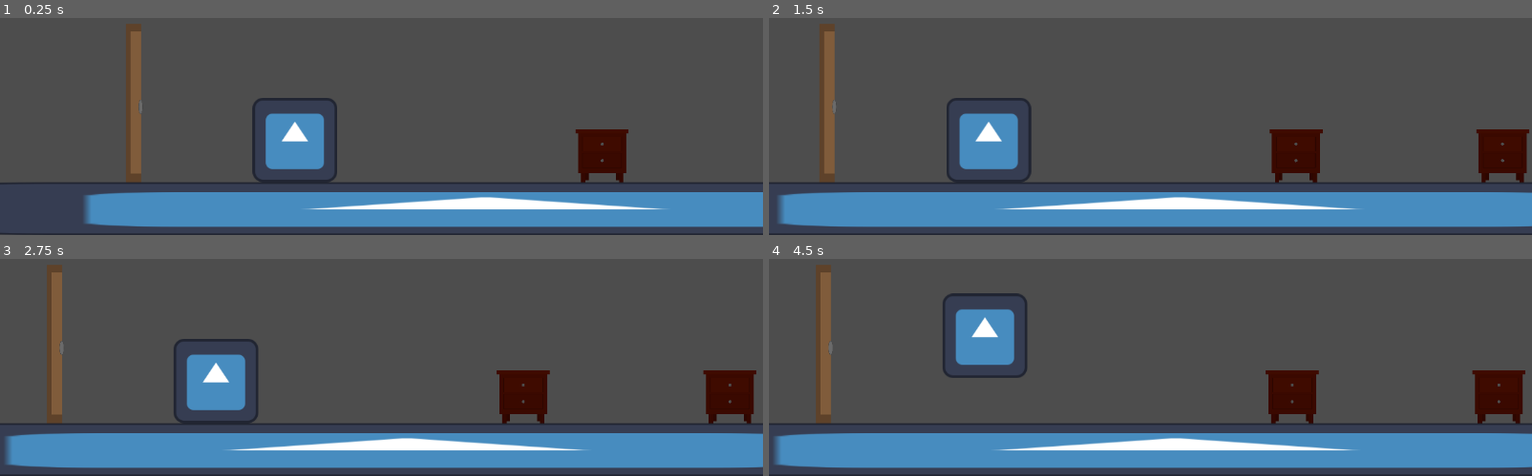
Above: before the commit, frames 1-4 (two rows, left to right).
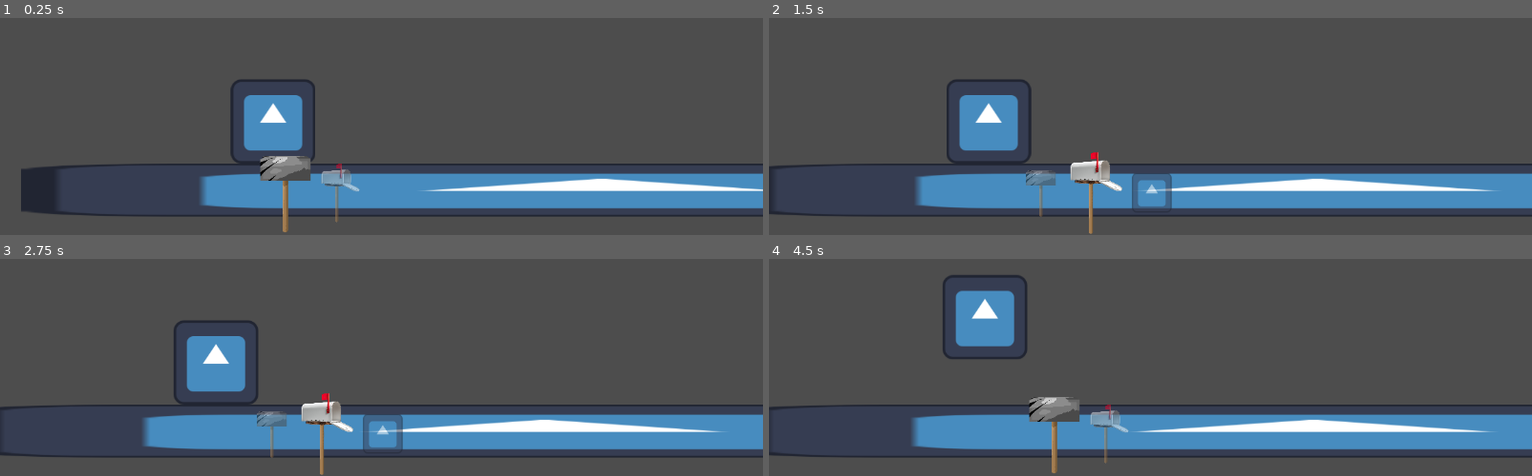
Above: after the commit, the same moments.

Repository: IwoHost/Vindigators
Game: Godot game, scene res://main.tscn
The game is run twice, just before and just after one commit, with the same random seed, the same clock (stepped at 60 frames per second) and the same inputs. The engine's default icon, where the game draws it, is replaced by a stand-in: a white triangle on a blue panel in a dark square.
Inputs:
- Up to frame 1 (0.25 s): no input
- Up to frame 2 (1.5 s): hold 1 (klawisz_1) 0.53-1.28 s; tap 2 (klawisz_2) at 0.8, 1.35 s
- Up to frame 3 (2.75 s): tap 1 (klawisz_1) at 1.55 s; hold E (interakcja) from 2.03 s (still down); tap 2 (klawisz_2) at 2.3 s
- Up to frame 4 (4.5 s): tap Enter at 2.75 s; release E (interakcja) at 2.78 s; tap 1 (klawisz_1) at 2.85, 4.35 s; hold 2 (klawisz_2) 3.53-4.28 s; tap Space at 4.25 s

The runs differ from the first frame. In frame 1, 26% of the frame differs, in the area x 0-100%, y 2-100%; in frame 2, 27%; in frame 3, 27%; in frame 4, 27%.

Commit message:
Poprawa plików

Diff:
--- a/Cegiełki/Podstaowy_Gracz.tscn
+++ b/Cegiełki/Podstaowy_Gracz.tscn
@@ -1,20 +1,26 @@
-[gd_scene load_steps=10 format=3 uid="uid://ef0va6jke65y"]
+[gd_scene load_steps=12 format=3 uid="uid://ef0va6jke65y"]
 
+[ext_resource type="PackedScene" uid="uid://ciyf7hdmw5fm6" path="res://weapon_hud.tscn" id="1_n71td"]
 [ext_resource type="Texture2D" uid="uid://bhqxyo6lkvsr1" path="res://Sprity/icon.svg" id="1_txnuc"]
 [ext_resource type="Texture2D" uid="uid://fjyospklx3ex" path="res://Sprity/vinmlot.png" id="2_x2l43"]
 [ext_resource type="Script" path="res://Kod/DashComponent.gd" id="3_bex0t"]
 [ext_resource type="Script" path="res://Kod/AttackComponent.gd" id="4_q0kp1"]
 [ext_resource type="Resource" uid="uid://bhmqus0opafoh" path="res://Kod/Bronie_Skrypt/Listonosz.tres" id="5_eh5no"]
 [ext_resource type="Resource" uid="uid://bnmphscg4i81t" path="res://Kod/Bronie_Skrypt/Mlot_Bojowy.tres" id="5_rpqg5"]
+[ext_resource type="Resource" uid="uid://bdq47fcetmipr" path="res://Kod/Bronie_Skrypt/Godot.tres" id="8_a738y"]
 
 [sub_resource type="GDScript" id="GDScript_6mlio"]
 script/source = "extends CharacterBody2D
 
-# --- POWRÓT DO MOCNEGO RUCHU ---
+# --- KONFIGURACJA RUCHU ---
 @export var speed = 400.0
 @export var jump_velocity = -400.0
 @export var bhop_boost = 60.0
 @export var max_bhop_speed = 900.0
+
+# --- SYSTEM BRONI ---
+@export var ekwipunek: Array[Resource] = [] # Pamiętaj: ustaw Size na 3 w Inspektorze!
+var aktualny_index = 0
 
 var current_speed = 400.0
 var kierunek_patrzenia = 1
@@ -22,9 +28,16 @@
 
 @onready var dash = $DashComponent
 @onready var attack = $AttackComponent
+@onready var hud = get_tree().root.find_child(\"WeaponHUD\", true, false)
+
+func _ready():
+	# Sprawdzamy na starcie, czy wszystko jest podpięte
+	print(\"GRACZ GOTOWY. Rozmiar ekwipunku: \", ekwipunek.size())
+	if hud and ekwipunek.size() > 0:
+		hud.aktualizuj_hud(ekwipunek, aktualny_index)
 
 func _physics_process(delta):
-	# 1. GRAWITACJA (Standardowa)
+	# 1. GRAWITACJA
 	if not is_on_floor() and not dash.is_dashing:
 		velocity.y += gravity * delta
 
@@ -37,36 +50,56 @@
 		velocity.y = jump_velocity
 		current_speed = clamp(current_speed + bhop_boost, speed, max_bhop_speed)
 
-	# 4. RUCH (Prostszy, bardziej responsywny)
+	# 4. RUCH
 	var direction = Input.get_axis(\"ui_left\", \"ui_right\")
 
 	if dash.is_dashing:
-		# Podczas dasha blokujemy Y, ale nie ruszamy X (pozwalamy mu lecieć z siłą impulsu)
 		velocity.y = 0
 	else:
 		if direction:
-			# Powrót do bezpośredniego ustawiania prędkości - daje lepszy \"feeling\"
 			velocity.x = direction * current_speed
 			kierunek_patrzenia = sign(direction)
 			$Sprite2D.flip_h = (direction < 0)
 			$HammerZone.scale.x = kierunek_patrzenia
 		else:
-			# Płynne wyhamowanie, gdy nic nie trzymasz
 			var friction = 2000 if not attack.czy_atakuje else 500
 			velocity.x = move_toward(velocity.x, 0, friction * delta)
-
 			if is_on_floor() and not attack.czy_atakuje:
 				current_speed = speed
 
-	# 5. OGRANICZENIA (Tylko delikatne, żeby nie psuć zabawy)
+	# 5. OGRANICZENIA PRĘDKOŚCI
 	if is_on_floor() and not Input.is_action_pressed(\"ui_accept\"):
 		current_speed = move_toward(current_speed, speed, delta * 500)
 
+	# --- OBSŁUGA ZMIANY BRONI ---
+	if Input.is_action_just_pressed(\"klawisz_1\"):
+		zmien_bron(0)
+	elif Input.is_action_just_pressed(\"klawisz_2\"):
+		zmien_bron(1)
+	elif Input.is_action_just_pressed(\"klawisz_3\"):
+		print(\"DEBUG: Naciśnięto klawisz 3!\") # Jeśli to się nie pojawi, popraw Input Map
+		zmien_bron(2)
+
 	move_and_slide()
 
-	# 6. ATAK (Młot niszczący drzwi)
+	# 6. ATAK
 	if Input.is_action_just_pressed(\"ui_attack\") and not attack.czy_atakuje:
 		attack.wykonaj_atak(self)
+
+# --- FUNKCJA ZMIANY BRONI ---
+func zmien_bron(nowy_index: int):
+	# Logujemy każdą próbę zmiany
+	print(\"PRÓBA ZMIANY: na index \", nowy_index, \" | Posiadane bronie: \", ekwipunek.size())
+
+	if nowy_index >= 0 and nowy_index < ekwipunek.size():
+		aktualny_index = nowy_index
+		var nazwa_broni = ekwipunek[aktualny_index].nazwa if ekwipunek[aktualny_index] else \"Brak nazwy\"
+		print(\"SUKCES: Zmieniono na: \", nazwa_broni)
+
+		if hud:
+			hud.aktualizuj_hud(ekwipunek, aktualny_index)
+	else:
+		print(\"BŁĄD: Nie można zmienić na slot \", nowy_index, \" (ekwipunek jest za mały!)\")
 "
 
 [sub_resource type="RectangleShape2D" id="RectangleShape2D_aq83t"]
@@ -78,6 +111,12 @@
 [node name="Player" type="CharacterBody2D" groups=["gracz"]]
 z_index = 1
 script = SubResource("GDScript_6mlio")
+ekwipunek = Array[Resource]([ExtResource("5_rpqg5"), ExtResource("5_eh5no"), ExtResource("8_a738y")])
+
+[node name="WeaponHUD" parent="." instance=ExtResource("1_n71td")]
+visibility_layer = 1
+offset_left = 72.0
+offset_right = 72.0
 
 [node name="Sprite2D" type="Sprite2D" parent="."]
 texture = ExtResource("1_txnuc")
@@ -101,7 +140,8 @@
 [node name="DashComponent" type="Node" parent="."]
 script = ExtResource("3_bex0t")
 
-[node name="AttackComponent" type="Node" parent="."]
+[node name="AttackComponent" type="Node" parent="." node_paths=PackedStringArray("hud")]
 script = ExtResource("4_q0kp1")
-obecna_bron = ExtResource("5_eh5no")
-ekwipunek = Array[Resource("res://Kod/Bronie_Skrypt/WeaponData_Podstawowe.gd")]([ExtResource("5_rpqg5"), ExtResource("5_eh5no")])
+obecna_bron = ExtResource("5_rpqg5")
+ekwipunek = Array[Resource]([ExtResource("5_rpqg5"), ExtResource("5_eh5no"), ExtResource("8_a738y")])
+hud = NodePath("../WeaponHUD")
--- a/Kod/AttackComponent.gd
+++ b/Kod/AttackComponent.gd
@@ -4,16 +4,19 @@
 
 # --- SYSTEM BRONI ---
 @export var obecna_bron: WeaponData_Podstawowe
-@export var ekwipunek: Array[WeaponData_Podstawowe] = [] # Tu wrzucisz swoje pliki .tres
+@export var ekwipunek: Array[WeaponData_Podstawowe] = []
+@export var hud: Control # Zmienione na Control, żeby pasowało do skryptu powyżej!
 
 func _ready():
-	# Jeśli masz jakieś bronie w ekwipunku, ustaw pierwszą jako aktywną na start
-	if ekwipunek.size() > 0 and obecna_bron == null:
+	if ekwipunek.size() > 0:
 		obecna_bron = ekwipunek[0]
+		# Czekamy ułamek sekundy, żeby HUD zdążył się załadować
+		await get_tree().process_frame
+		if hud:
+			hud.aktualizuj_hud(ekwipunek, 0)
 
 func _input(event):
-	# Zmiana broni klawiszami 1 i 2
-	if event.is_action_pressed("klawisz_1"): # Musisz dodać to w Input Map (patrz niżej)
+	if event.is_action_pressed("klawisz_1"):
 		zmien_bron(0)
 	elif event.is_action_pressed("klawisz_2"):
 		zmien_bron(1)
@@ -22,6 +25,9 @@
 	if index < ekwipunek.size() and ekwipunek[index] != null:
 		obecna_bron = ekwipunek[index]
 		print("Zmieniono broń na: ", obecna_bron.nazwa)
+
+		if hud:
+			hud.aktualizuj_hud(ekwipunek, index)
 
 func wykonaj_atak(player: CharacterBody2D):
 	if czy_atakuje or not obecna_bron: return
@@ -36,11 +42,9 @@
 
 	czy_atakuje = true
 
-	# 1. Kierunek i Dane z Zasobu
 	var direction = attack_zone.scale.x
 	weapon_sprite.texture = obecna_bron.tekstura
 
-	# 2. Ustawienia pozycji na podstawie zasięgu broni
 	attack_zone.position = Vector2.ZERO
 	var attack_pos = Vector2(obecna_bron.zasieg, 0)
 	weapon_sprite.position = attack_pos
@@ -48,22 +52,18 @@
 
 	weapon_sprite.visible = true
 
-	# 3. Odrzut i Kąty
 	player.velocity.x += direction * obecna_bron.odrzut_gracza
 
 	var s_angle = obecna_bron.kat_startowy if direction > 0 else -obecna_bron.kat_startowy
 	var e_angle = obecna_bron.kat_koncowy if direction > 0 else -obecna_bron.kat_koncowy
 	attack_zone.rotation_degrees = s_angle
 
-	# 4. ANIMACJA
 	var tween = player.create_tween()
 	tween.tween_property(attack_zone, "rotation_degrees", e_angle, obecna_bron.szybkosc_ataku).set_trans(Tween.TRANS_CUBIC).set_ease(Tween.EASE_OUT)
 
-	# 5. MOMENT TRAFIENIA
 	await player.get_tree().create_timer(obecna_bron.szybkosc_ataku / 2.0).timeout
 	sprawdz_trafienie(attack_zone)
 
-	# 6. RESET
 	await tween.finished
 	weapon_sprite.visible = false
 	attack_zone.rotation_degrees = 0
--- /dev/null
+++ b/Kod/Bronie_Skrypt/Godot.tres
@@ -0,0 +1,16 @@
+[gd_resource type="Resource" script_class="WeaponData_Podstawowe" load_steps=3 format=3 uid="uid://bdq47fcetmipr"]
+
+[ext_resource type="Script" path="res://Kod/Bronie_Skrypt/WeaponData_Podstawowe.gd" id="1_v8gty"]
+[ext_resource type="Texture2D" uid="uid://bhqxyo6lkvsr1" path="res://Sprity/icon.svg" id="2_3n6jg"]
+
+[resource]
+script = ExtResource("1_v8gty")
+nazwa = "Godot"
+tekstura = ExtResource("2_3n6jg")
+visual_offset = Vector2(0, 0)
+obrazenia = 1
+zasieg = 120.0
+szybkosc_ataku = 27.965
+odrzut_gracza = 75.0
+kat_startowy = -110.0
+kat_koncowy = 40.0
--- /dev/null
+++ b/Kod/WeaponHUD.gd
@@ -0,0 +1,63 @@
+extends Control
+
+@onready var icon_left = $CanvasLayer/Control/HBoxContainer/TextureRect
+@onready var icon_center = $CanvasLayer/Control/HBoxContainer/TextureRect2
+@onready var icon_right = $CanvasLayer/Control/HBoxContainer/TextureRect3
+@onready var container = $CanvasLayer/Control/HBoxContainer
+
+func _ready():
+	_wyczysc_hud()
+
+func _wyczysc_hud():
+	icon_left.texture = null
+	icon_center.texture = null
+	icon_right.texture = null
+	icon_left.visible = false
+	icon_center.visible = false
+	icon_right.visible = false
+
+func aktualizuj_hud(ekwipunek: Array, aktualny_index: int):
+	if ekwipunek.size() == 0:
+		_wyczysc_hud()
+		return
+
+	# 1. ŚRODKOWA BROŃ (Aktualna)
+	var bron = ekwipunek[aktualny_index]
+	if bron and bron.tekstura:
+		icon_center.texture = bron.tekstura
+		icon_center.custom_minimum_size = Vector2(100, 100)
+		icon_center.modulate.a = 1.0
+		icon_center.visible = true
+
+	# 2. LEWA BROŃ (Poprzednia)
+	var left_index = aktualny_index - 1
+	if left_index >= 0:
+		var bron_l = ekwipunek[left_index]
+		if bron_l and bron_l.get("tekstura"):
+			icon_left.texture = bron_l.tekstura
+			icon_left.custom_minimum_size = Vector2(60, 60)
+			icon_left.modulate.a = 0.5
+			icon_left.visible = true
+		else:
+			icon_left.visible = false
+	else:
+		icon_left.visible = false
+
+	# 3. PRAWA BROŃ (Następna)
+	var right_index = aktualny_index + 1
+	if right_index < ekwipunek.size():
+		var bron_r = ekwipunek[right_index]
+		if bron_r and bron_r.get("tekstura"):
+			icon_right.texture = bron_r.tekstura
+			icon_right.custom_minimum_size = Vector2(60, 60)
+			icon_right.modulate.a = 0.5
+			icon_right.visible = true
+		else:
+			icon_right.visible = false
+	else:
+		icon_right.visible = false
+
+	# WYMUSZENIE ODŚWIEŻENIA UKŁADU
+	# To sprawi, że HBoxContainer "zauważy" nowe ikony i je poukłada
+	if container:
+		container.queue_sort()
--- a/main.tscn
+++ b/main.tscn
@@ -1,10 +1,8 @@
-[gd_scene load_steps=7 format=3 uid="uid://divt4ath4od46"]
+[gd_scene load_steps=5 format=3 uid="uid://divt4ath4od46"]
 
 [ext_resource type="PackedScene" uid="uid://ef0va6jke65y" path="res://Cegiełki/Podstaowy_Gracz.tscn" id="2_76ifd"]
 [ext_resource type="Script" path="res://Kod/Camera2D.gd" id="3_erd06"]
 [ext_resource type="PackedScene" uid="uid://1jkgaebt05u6" path="res://Cegiełki/Podstwowe_Floor.tscn" id="3_nyth0"]
-[ext_resource type="PackedScene" uid="uid://bw85wf6bu6aii" path="res://Cegiełki/Podsawowe_Drzwi.tscn" id="5_jdppl"]
-[ext_resource type="PackedScene" uid="uid://dfmjgkjlmm7vb" path="res://Cegiełki/Podstawowy_Mebel.tscn" id="8_hpmmw"]
 
 [sub_resource type="GDScript" id="GDScript_a7mhp"]
 script/source = "extends Node2D
@@ -37,7 +35,7 @@
 [node name="Main" type="Node2D"]
 
 [node name="Camera2D" type="Camera2D" parent="."]
-position = Vector2(-49, -172)
+position = Vector2(576, 328)
 script = ExtResource("3_erd06")
 
 [node name="FurnitureManager" type="Node2D" parent="."]
@@ -45,16 +43,7 @@
 script = SubResource("GDScript_a7mhp")
 
 [node name="Player" parent="." instance=ExtResource("2_76ifd")]
-position = Vector2(-280, 8)
+position = Vector2(224, 480)
 
-[node name="Podłoga" parent="." instance=ExtResource("3_nyth0")]
-position = Vector2(8, 112)
-
-[node name="Mebel" parent="." instance=ExtResource("8_hpmmw")]
-position = Vector2(184, 32)
-
-[node name="Mebel2" parent="." instance=ExtResource("8_hpmmw")]
-position = Vector2(496, 32)
-
-[node name="Drzwi" parent="." instance=ExtResource("5_jdppl")]
-position = Vector2(-528, -48)
+[node name="Floor" parent="." instance=ExtResource("3_nyth0")]
+position = Vector2(720, 584)
--- a/project.godot
+++ b/project.godot
@@ -66,6 +66,11 @@
 "events": [Object(InputEventKey,"resource_local_to_scene":false,"resource_name":"","device":-1,"window_id":0,"alt_pressed":false,"shift_pressed":false,"ctrl_pressed":false,"meta_pressed":false,"pressed":false,"keycode":0,"physical_keycode":50,"key_label":0,"unicode":50,"echo":false,"script":null)
 ]
 }
+klawisz_3={
+"deadzone": 0.5,
+"events": [Object(InputEventKey,"resource_local_to_scene":false,"resource_name":"","device":-1,"window_id":0,"alt_pressed":false,"shift_pressed":false,"ctrl_pressed":false,"meta_pressed":false,"pressed":false,"keycode":0,"physical_keycode":51,"key_label":0,"unicode":51,"echo":false,"script":null)
+]
+}
 
 [rendering]
 
--- /dev/null
+++ b/weapon_hud.tscn
@@ -0,0 +1,72 @@
+[gd_scene load_steps=3 format=3 uid="uid://ciyf7hdmw5fm6"]
+
+[ext_resource type="Script" path="res://Kod/WeaponHUD.gd" id="1_uyixm"]
+[ext_resource type="Texture2D" uid="uid://bhqxyo6lkvsr1" path="res://Sprity/icon.svg" id="2_10gv4"]
+
+[node name="WeaponHUD" type="Control"]
+visibility_layer = 512
+layout_mode = 3
+anchors_preset = 15
+anchor_right = 1.0
+anchor_bottom = 1.0
+offset_left = 64.0
+offset_top = 64.0
+offset_right = 64.0
+offset_bottom = 64.0
+grow_horizontal = 2
+grow_vertical = 2
+script = ExtResource("1_uyixm")
+
+[node name="CanvasLayer" type="CanvasLayer" parent="."]
+layer = 128
+
+[node name="Control" type="Control" parent="CanvasLayer"]
+layout_mode = 3
+anchors_preset = 15
+anchor_right = 1.0
+anchor_bottom = 1.0
+grow_horizontal = 2
+grow_vertical = 2
+size_flags_horizontal = 4
+size_flags_vertical = 8
+
+[node name="HBoxContainer" type="HBoxContainer" parent="CanvasLayer/Control"]
+custom_minimum_size = Vector2(200, 100)
+layout_mode = 1
+anchors_preset = 7
+anchor_left = 0.5
+anchor_top = 1.0
+anchor_right = 0.5
+anchor_bottom = 1.0
+offset_left = -196.0
+offset_top = -128.0
+offset_right = 196.0
+grow_horizontal = 2
+grow_vertical = 0
+
+[node name="TextureRect" type="TextureRect" parent="CanvasLayer/Control/HBoxContainer"]
+visibility_layer = 512
+custom_minimum_size = Vector2(120, 120)
+layout_mode = 2
+size_flags_horizontal = 0
+texture = ExtResource("2_10gv4")
+expand_mode = 1
+stretch_mode = 5
+
+[node name="TextureRect2" type="TextureRect" parent="CanvasLayer/Control/HBoxContainer"]
+visibility_layer = 512
+custom_minimum_size = Vector2(120, 120)
+layout_mode = 2
+size_flags_horizontal = 0
+texture = ExtResource("2_10gv4")
+expand_mode = 1
+stretch_mode = 5
+
+[node name="TextureRect3" type="TextureRect" parent="CanvasLayer/Control/HBoxContainer"]
+visibility_layer = 512
+custom_minimum_size = Vector2(120, 120)
+layout_mode = 2
+size_flags_horizontal = 0
+texture = ExtResource("2_10gv4")
+expand_mode = 1
+stretch_mode = 5
Not shown, changed: .gitattributes
Not shown, changed: .gitignore
